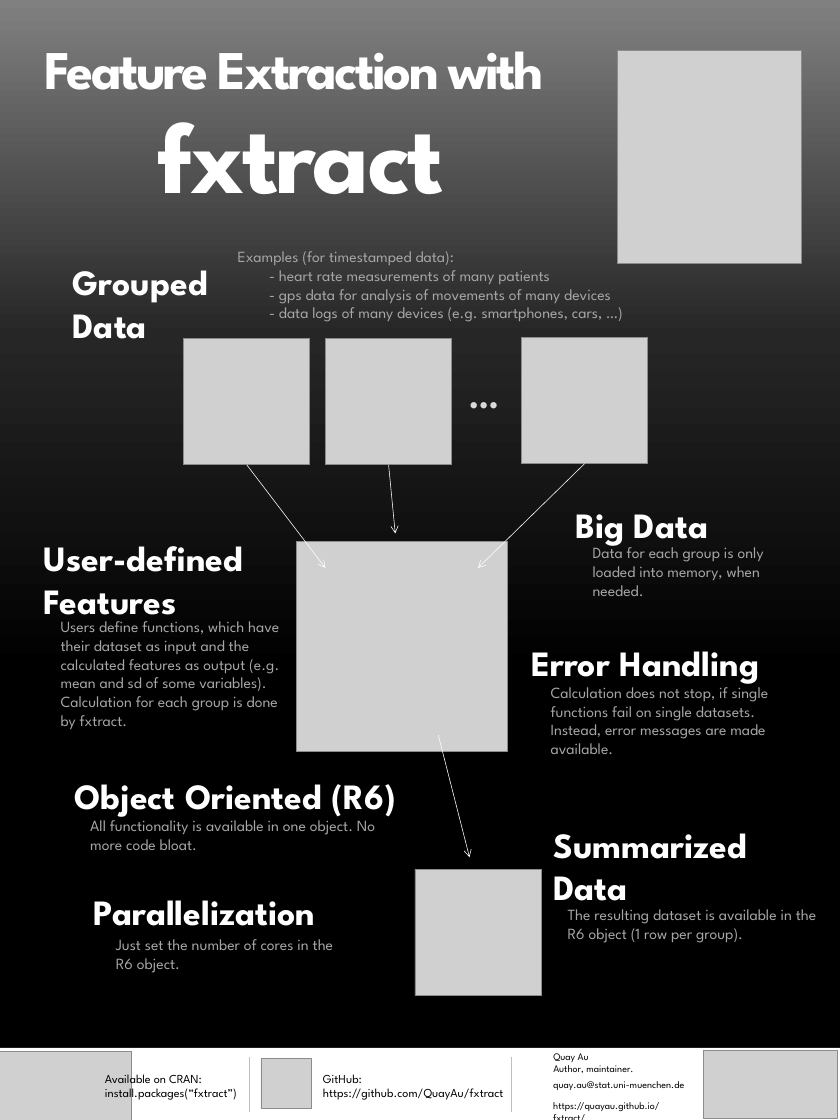
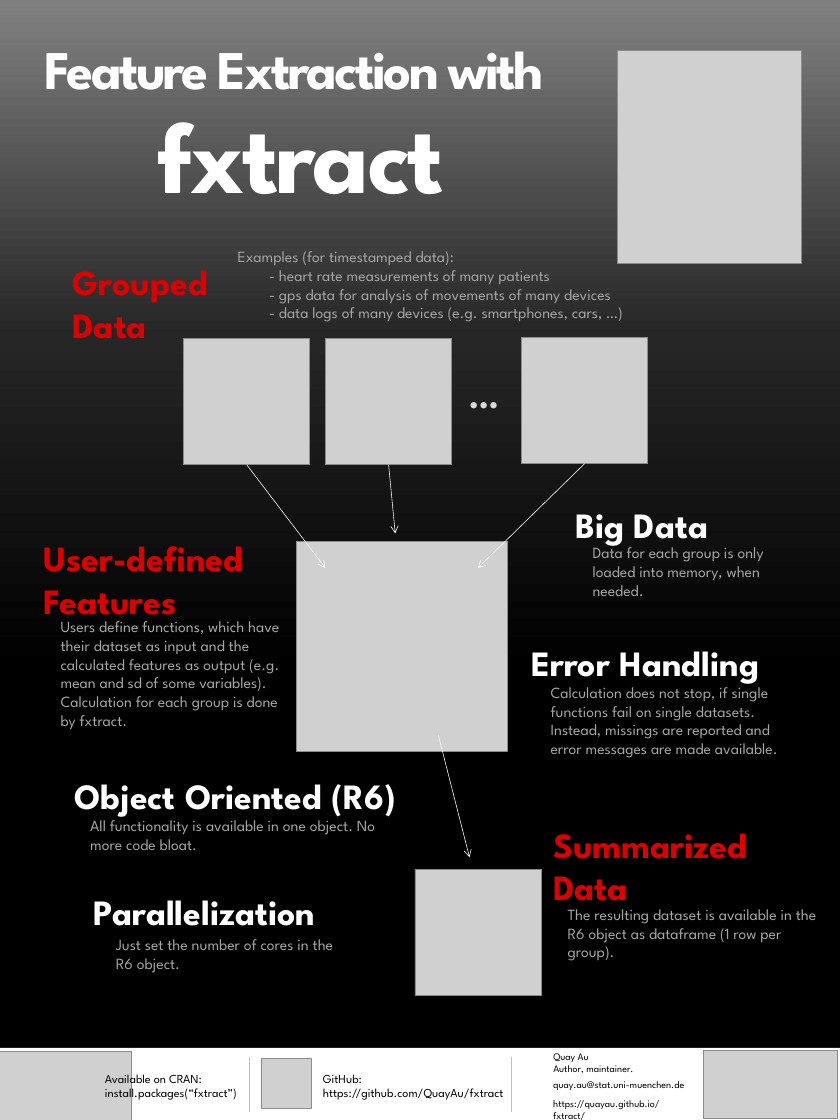
Before and after one commit to QuayAu/fxtract, a slide deck: slide 1 of poster/fxtract poster.pptx. Drawn at 840x1120 pixels with LibreOffice and Linux fonts; fonts in the diff are those of the drawing; grey boxes stand for pictures; background and template pictures are left out. Boxes give left, top, right and bottom in pixels: in the first picture for what was removed or moved away, otherwise in the second. Text is boxed around its words. In the diff, an @@ line names an element or a change of style, - is before the commit and + after.

Commit message:
update poster

```diff
--- a/poster/fxtract poster.pptx
+++ b/poster/fxtract poster.pptx
@@ text at [551, 683, 778, 758]: text changed @@
-Calculation does not stop, if single functions fail on single datasets. Instead, error messages are made available.
+Calculation does not stop, if single functions fail on single datasets. Instead, missings are reported and error messages are made available.
@@ text colour #FFFFFF to #DD0000 in 3 elements at [73, 270, 208, 339], [44, 546, 243, 625], [553, 833, 747, 912] @@
@@ text at [568, 909, 816, 961]: text changed @@
-The resulting dataset is available in the R6 object (1 row per group).
+The resulting dataset is available in the R6 object as dataframe (1 row per group).
@@ text "https://quayau.github.io/fxtract/" rewrapped from [553, 1102, 659, 1111] to [553, 1100, 659, 1120] @@
```
Also in this commit, not shown: 1 other file.
